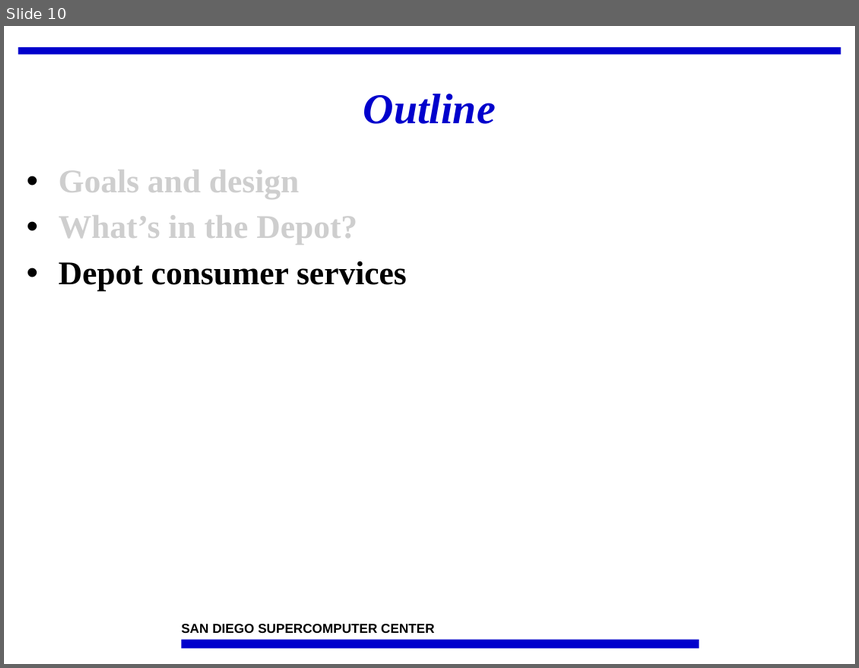
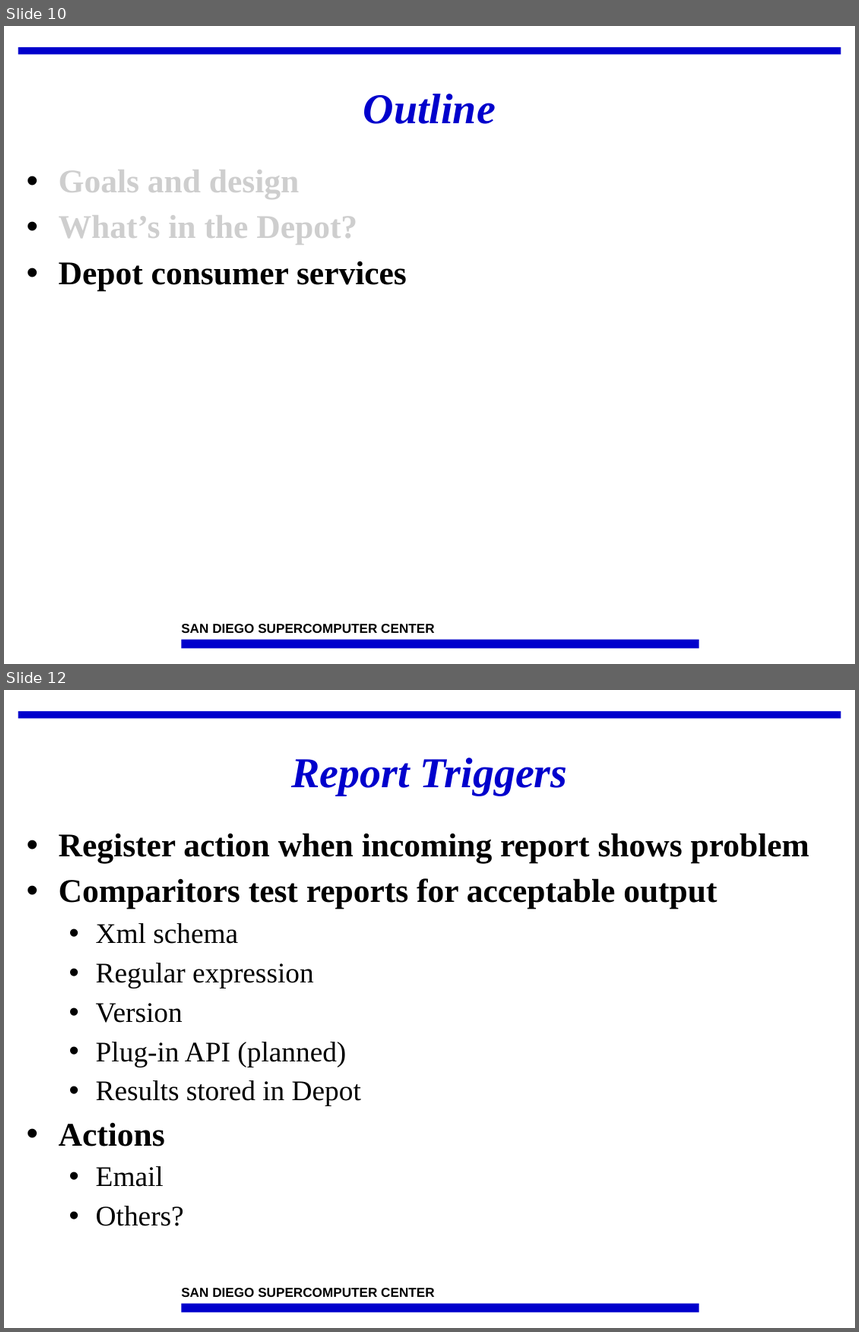
Before and after one commit to IncaProject/inca-xsede, a slide deck: talks/feb-06-workshop/depot.ppt. Shown one above the other, each under a label of ours: slide 10 before the commit, slides 10 and 12 after it; the slides between them are not shown. The pictures are 859x668 and 859x1332 pixels, drawn with LibreOffice and Linux fonts; fonts in the diff are those of the drawing; background and template pictures are left out. Boxes give left, top, right and bottom in pixels: in the first picture for what was removed or moved away, otherwise in the second. Text is boxed around its words. In the diff, an @@ line names an element or a change of style, - is before the commit and + after.

```diff
--- a/talks/feb-06-workshop/depot.ppt
+++ b/talks/feb-06-workshop/depot.ppt
@@ slide 12 added at (x1=4, y1=690, x2=855, y2=1328), background #FFFFFF; not listed: 3 template elements that a slide beside it also shows @@
@@ title added at (x1=291, y1=758, x2=568, y2=796), 36 pt, text #0000CC, bold, italic @@
+Report Triggers
@@ text added at (x1=59, y1=833, x2=810, y2=1227), 28 pt, text #000000, bold @@
+• Register action when incoming report shows problem
+• Comparitors test reports for acceptable output
+  • Xml schema
+  • Regular expression
+  • Version
+  • Plug-in API (planned)
+  • Results stored in Depot
+• Actions
+  • Email
+  • Others?
```
Also in this commit, not shown: 7 slides changed, 1 other slide added, 1 slide removed.
